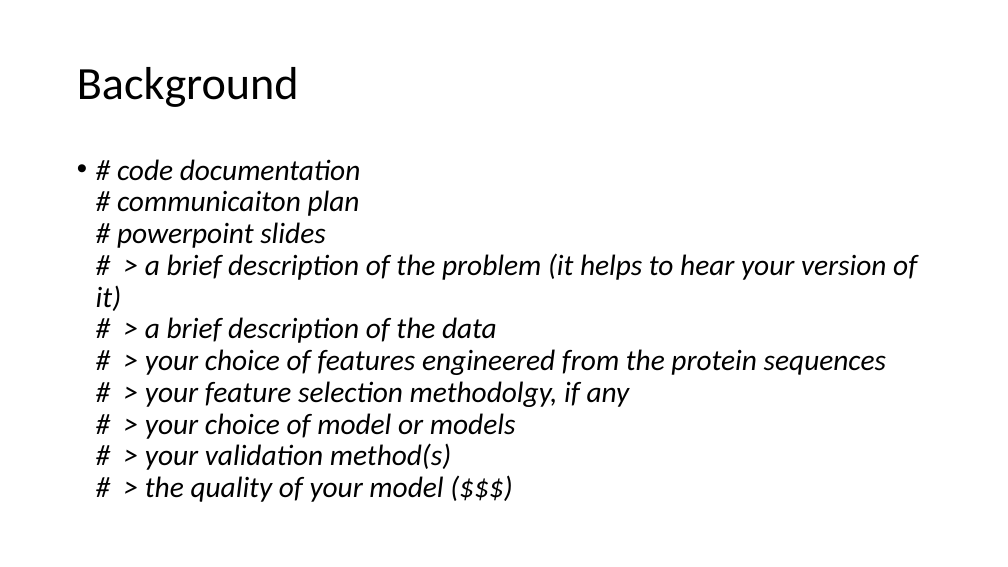
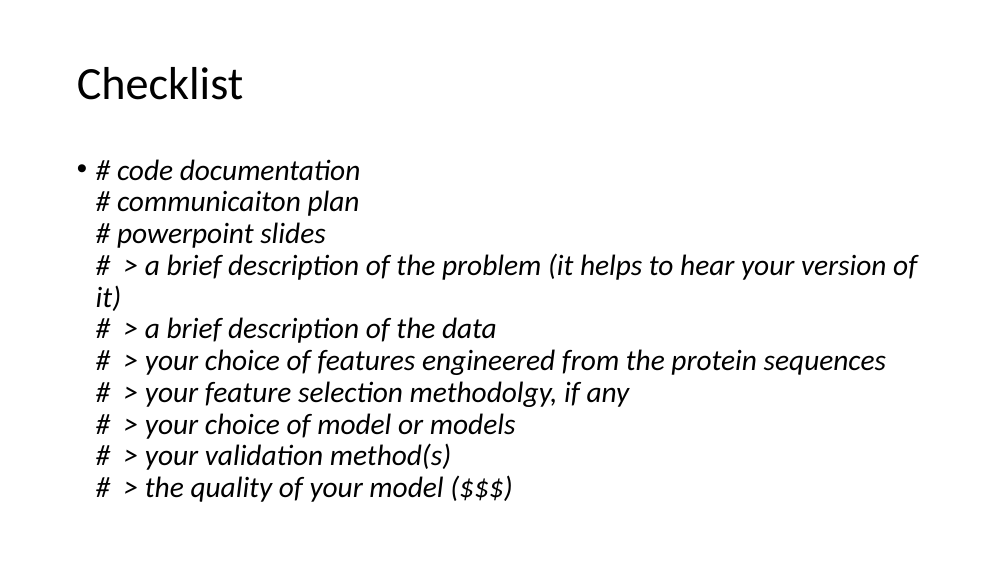
Before and after one commit to JoannaDrx/protein-classification, a slide deck: slide 8 of drugpro-jd.pptx (slide 2 before the commit). Drawn at 1008x567 pixels with LibreOffice and Linux fonts; fonts in the diff are those of the drawing. Boxes give left, top, right and bottom in pixels: in the first picture for what was removed or moved away, otherwise in the second. Text is boxed around its words. In the diff, an @@ line names an element or a change of style, - is before the commit and + after.

```diff
--- a/drugpro-jd.pptx
+++ b/drugpro-jd.pptx
@@ title at (77, 67, 243, 100): text changed @@
-Background
+Checklist
```
Also in this commit, not shown: 2 other slides changed, 5 slides added, 1 slide removed, 1 other file.
